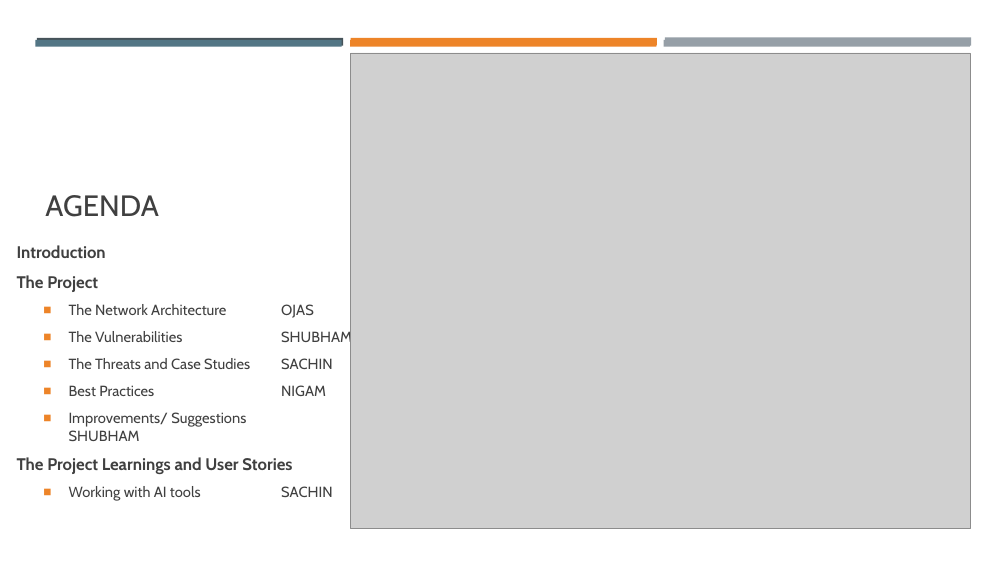
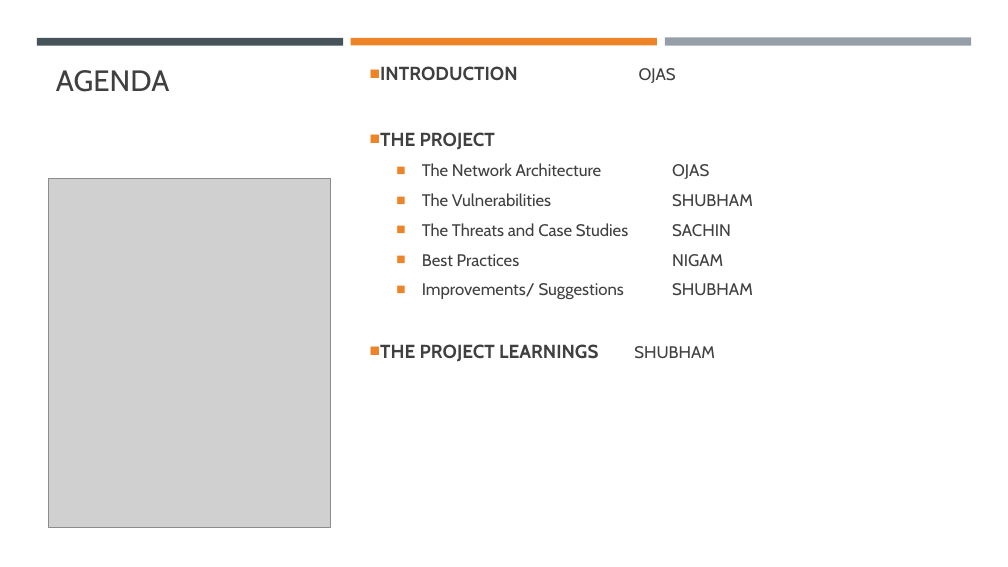
Before and after one commit to opandey1/Group6-Cloud-Network-Assessment, a slide deck: slide 2 of presentation/Cloud Network Security Threat Analysis.pptx. Drawn at 1008x567 pixels with LibreOffice and Linux fonts; fonts in the diff are those of the drawing; grey boxes stand for pictures. Boxes give left, top, right and bottom in pixels: in the first picture for what was removed or moved away, otherwise in the second. Text is boxed around its words. In the diff, an @@ line names an element or a change of style, - is before the commit and + after.

```diff
--- a/presentation/Cloud Network Security Threat Analysis.pptx
+++ b/presentation/Cloud Network Security Threat Analysis.pptx
@@ rectangle added at (0,0,1008,567), fill #FFFFFF @@
@@ rectangle removed at (36,40,342,47) @@
@@ rectangle removed at (37,38,343,45) @@
@@ rectangle added at (37,38,343,45), fill #465359 @@
@@ title "AGENDA": place and size @@
-title "AGENDA" at (45,195,159,217)
+title "AGENDA" at (56,70,170,92)
@@ title "AGENDA" at (56,70,170,92): vertical alignment bottom to top @@
@@ rectangle removed at (350,40,656,47) @@
@@ rectangle removed at (351,38,657,45) @@
@@ rectangle added at (351,38,657,45), fill #ED8428 @@
@@ text "INTRODUCTION OJAS": place and size @@
-text "INTRODUCTION OJAS" at (17,245,352,501)
+text "INTRODUCTION OJAS" at (380,66,753,362)
@@ rectangle removed at (664,40,970,47) @@
@@ rectangle removed at (665,38,971,46) @@
@@ rectangle added at (665,38,971,46), fill #969FA7 @@
@@ text at (380,66,676,150): text changed; size 16 to 18 pt @@
-Introduction
-The Project
+■ INTRODUCTION OJAS
+■ THE PROJECT
@@ picture: place and size @@
-picture at (351,53,970,529)
+picture at (48,179,330,528)
@@ text at (422,163,753,299): size 14 to 16 pt in "The Network Architecture OJAS", "The Vulnerabilities SHUBHAM", "The Threats and Case Studies SACHIN", "Best Practices NIGAM" and 1 more places @@
@@ text at (380,344,715,362): text changed; size 16 to 18 pt @@
-The Project Learnings and User Stories
-  ■ Working with AI tools SACHIN
+■ THE PROJECT LEARNINGS SHUBHAM
```
Also in this commit, not shown: 6 other slides changed, 1 slide added, 2 slides removed.
